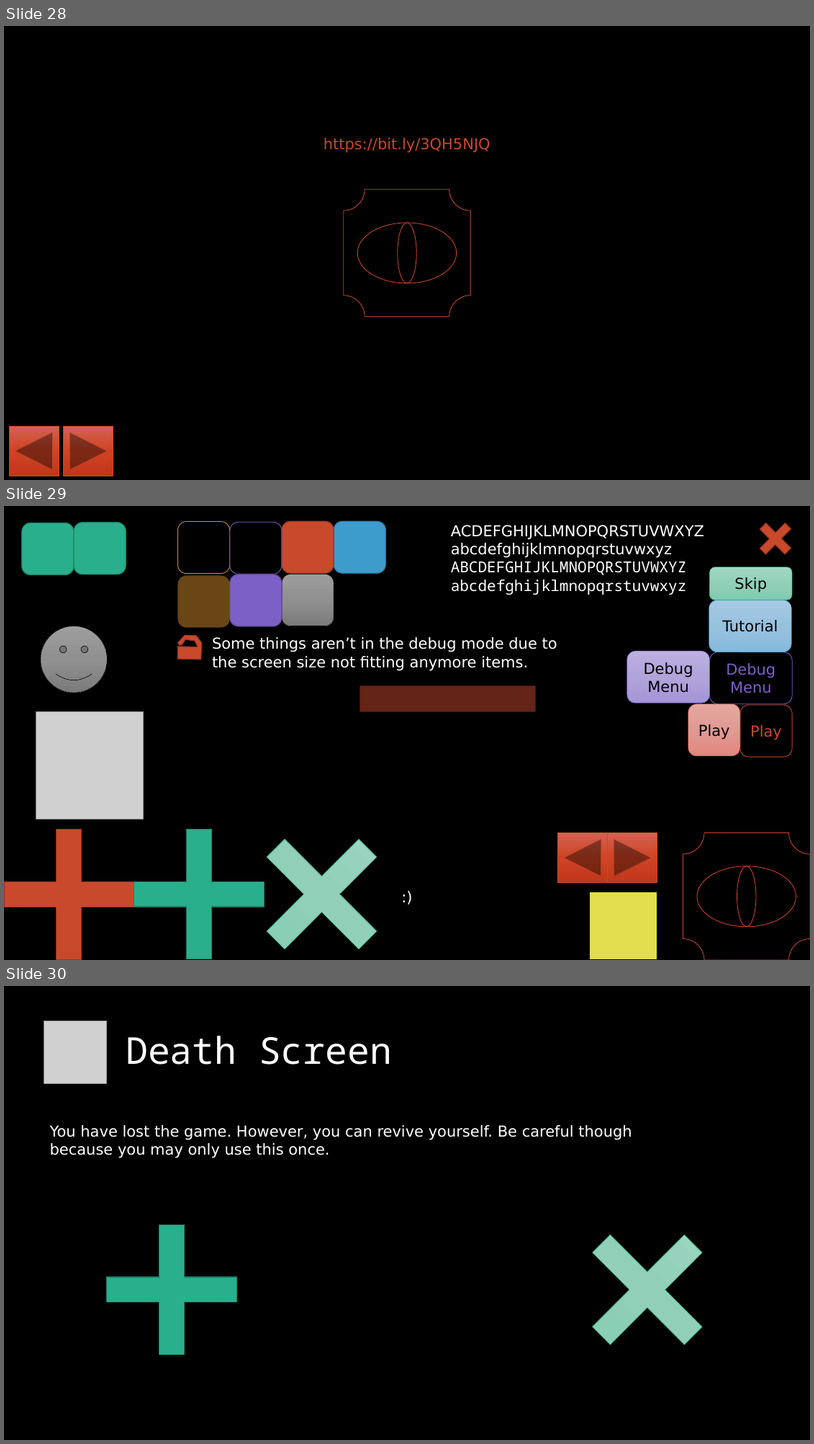
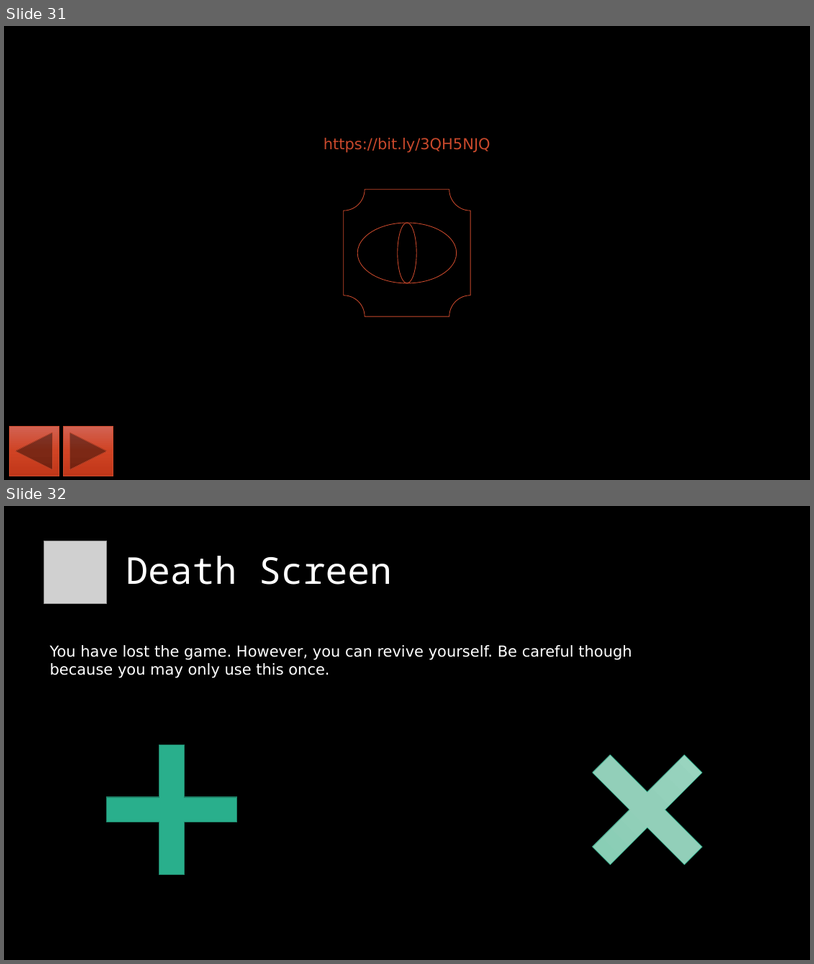
Before and after one commit to unlisted2023/virtual, a slide deck: virtual.pptx. Shown one above the other, each under a label of ours: slides 28, 29 and 30 before the commit, slides 31 and 32 after it. The pictures are 814x1444 and 814x964 pixels, drawn with LibreOffice and Linux fonts; fonts in the diff are those of the drawing; grey boxes stand for pictures. Boxes give left, top, right and bottom in pixels: in the first picture for what was removed or moved away, otherwise in the second. Text is boxed around its words. In the diff, an @@ line names an element or a change of style, - is before the commit and + after.

```diff
--- a/virtual.pptx
+++ b/virtual.pptx
@@ slide 29 removed at <box>4,506,810,960</box>, background #000000 @@
@@ rounded rectangle removed at <box>22,523,74,575</box> @@
@@ rounded rectangle removed at <box>74,523,126,574</box> @@
@@ rounded rectangle removed at <box>178,522,230,574</box> @@
@@ rounded rectangle removed at <box>230,523,282,574</box> @@
@@ rounded rectangle removed at <box>282,521,334,573</box> @@
@@ rounded rectangle removed at <box>334,521,386,573</box> @@
@@ text removed at <box>451,525,705,595</box> @@
-ACDEFGHIJKLMNOPQRSTUVWXYZ
-abcdefghijklmnopqrstuvwxyz
-ABCDEFGHIJKLMNOPQRSTUVWXYZ
-abcdefghijklmnopqrstuvwxyz
@@ plus removed at <box>751,513,801,564</box> @@
@@ rounded rectangle removed at <box>710,567,793,600</box> @@
-Skip
@@ rounded rectangle removed at <box>178,576,230,628</box> @@
@@ rounded rectangle removed at <box>230,574,282,626</box> @@
@@ rounded rectangle removed at <box>282,574,334,626</box> @@
@@ rounded rectangle removed at <box>710,600,792,651</box> @@
-Tutorial
@@ smiley face removed at <box>40,626,107,692</box> @@
@@ freeform shape removed at <box>178,635,202,659</box> @@
@@ text removed at <box>212,637,558,671</box> @@
-Some things aren’t in the debug mode due to the screen size not fitting anymore items.
@@ rounded rectangle removed at <box>628,651,710,703</box> @@
-Debug Menu
@@ rounded rectangle removed at <box>710,651,793,704</box> @@
-Debug Menu
@@ rectangle removed at <box>360,686,536,712</box> @@
@@ picture removed at <box>36,712,144,819</box> @@
@@ rounded rectangle removed at <box>689,704,741,756</box> @@
-Play
@@ rounded rectangle removed at <box>741,705,793,757</box> @@
-Play
@@ plus removed at <box>230,802,414,960</box> @@
@@ plus removed at <box>4,829,134,959</box> @@
@@ plus removed at <box>134,829,264,959</box> @@
@@ action button back previous removed at <box>558,833,608,883</box> @@
@@ action button forward next removed at <box>608,833,658,883</box> @@
@@ plaque removed at <box>684,833,810,960</box> @@
@@ ellipse removed at <box>697,866,797,926</box> @@
@@ ellipse removed at <box>738,866,756,926</box> @@
@@ diamond removed at <box>378,873,437,919</box> @@
-:)
@@ rectangle removed at <box>590,893,657,959</box> @@
@@ what was slide 28 is now slide 31 @@
@@ what was slide 30 is now slide 32 @@
```
Also in this commit, not shown: 3 slides changed, 3 slides added.
